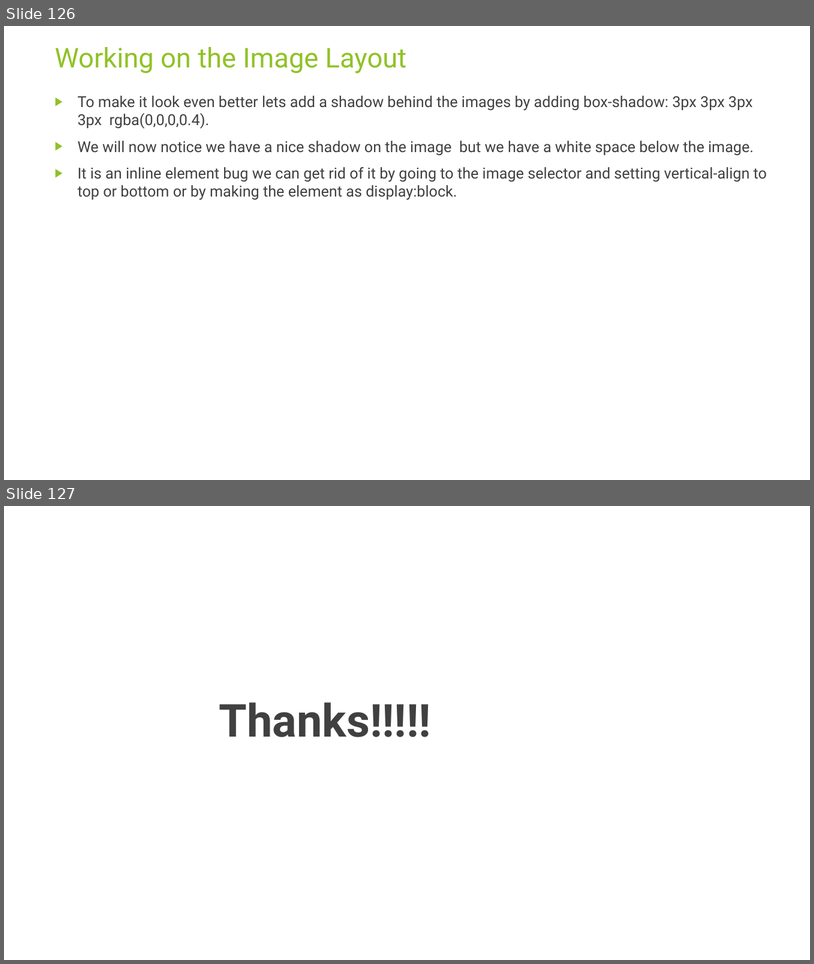
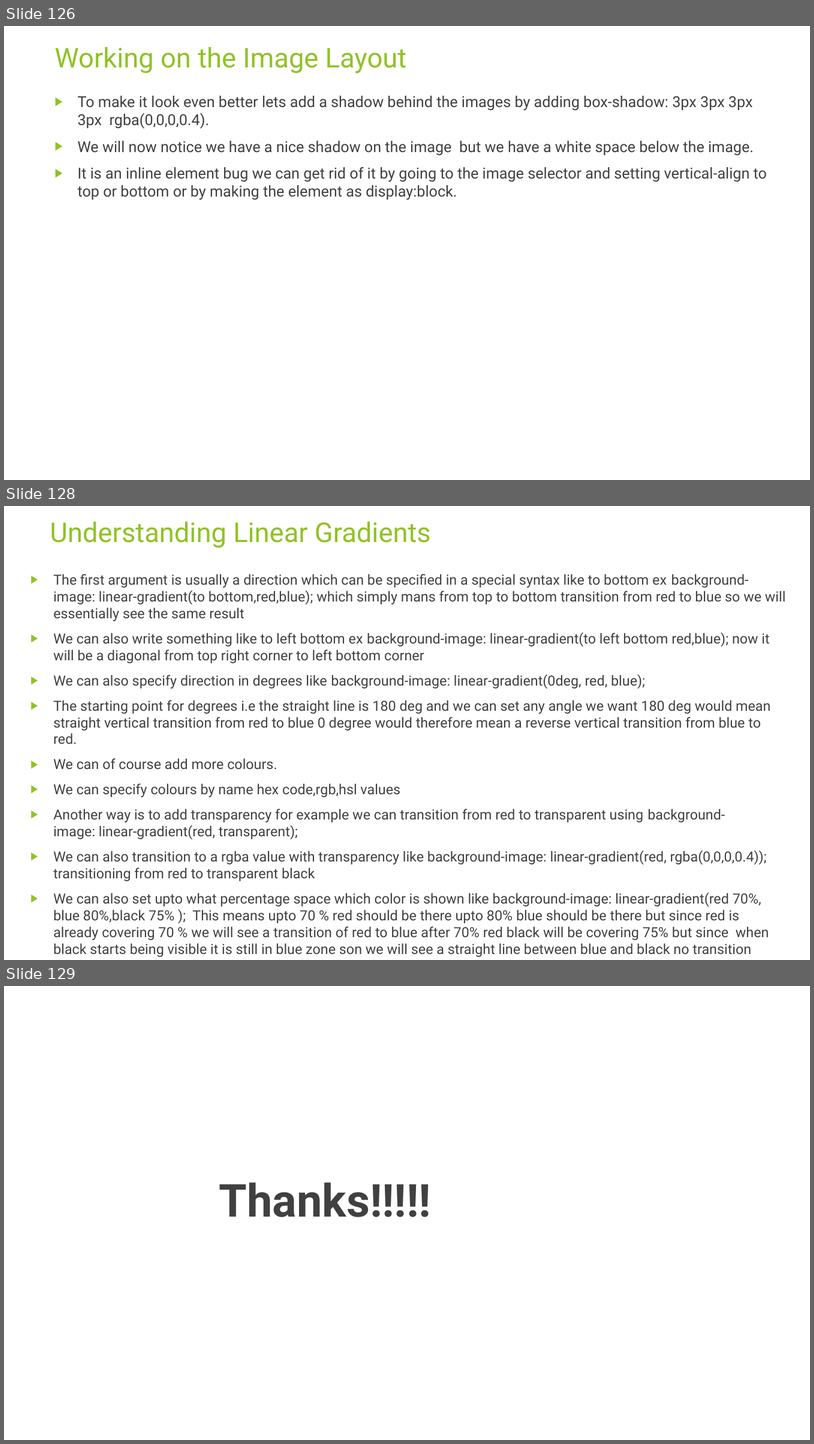
Before and after one commit to rudhrainfogain/CSS, a slide deck: PPT/Css-v7.pptx. Shown one above the other, each under a label of ours: slides 126 and 127 before the commit, slides 126, 128 and 129 after it; the slides between them are not shown. The pictures are 814x964 and 814x1444 pixels, drawn with LibreOffice and Linux fonts; fonts in the diff are those of the drawing. Boxes give left, top, right and bottom in pixels: in the first picture for what was removed or moved away, otherwise in the second. Text is boxed around its words. In the diff, an @@ line names an element or a change of style, - is before the commit and + after.

Commit message:
linearGradient

```diff
--- a/PPT/Css-v7.pptx
+++ b/PPT/Css-v7.pptx
@@ slide 128 added at [4,506,810,960], background #FFFFFF @@
@@ title added at [50,522,431,548], 32.4 pt, text #90C226 @@
+Understanding Linear Gradients
@@ text added at [53,574,786,954], 16.6 pt, text #404040 @@
+▶ The first argument is usually a direction which can be specified in a special syntax like to bottom ex background-image: linear-gradient(to bottom,red,blue); which simply mans from top to bottom transition from red to blue so we will essentially see the same result
+▶ We can also write something like to left bottom ex background-image: linear-gradient(to left bottom red,blue); now it will be a diagonal from top right corner to left bottom corner
+▶ We can also specify direction in degrees like background-image: linear-gradient(0deg, red, blue);
+▶ The starting point for degrees i.e the straight line is 180 deg and we can set any angle we want 180 deg would mean straight vertical transition from red to blue 0 degree would therefore mean a reverse vertical transition from blue to red.
+▶ We can of course add more colours.
+▶ We can specify colours by name hex code,rgb,hsl values
+▶ Another way is to add transparency for example we can transition from red to transparent using background-image: linear-gradient(red, transparent);
+▶ We can also transition to a rgba value with transparency like background-image: linear-gradient(red, rgba(0,0,0,0.4)); transitioning from red to transparent black
+▶ We can also set upto what percentage space which color is shown like background-image: linear-gradient(red 70%, blue 80%,black 75% ); This means upto 70 % red should be there upto 80% blue should be there but since red is already covering 70 % we will see a transition of red to blue after 70% red black will be covering 75% but since when black starts being visible it is still in blue zone son we will see a straight line between blue and black no transition
@@ what was slide 127 is now slide 129 @@
```
Also in this commit, not shown: 1 other slide added, 1 other file.
